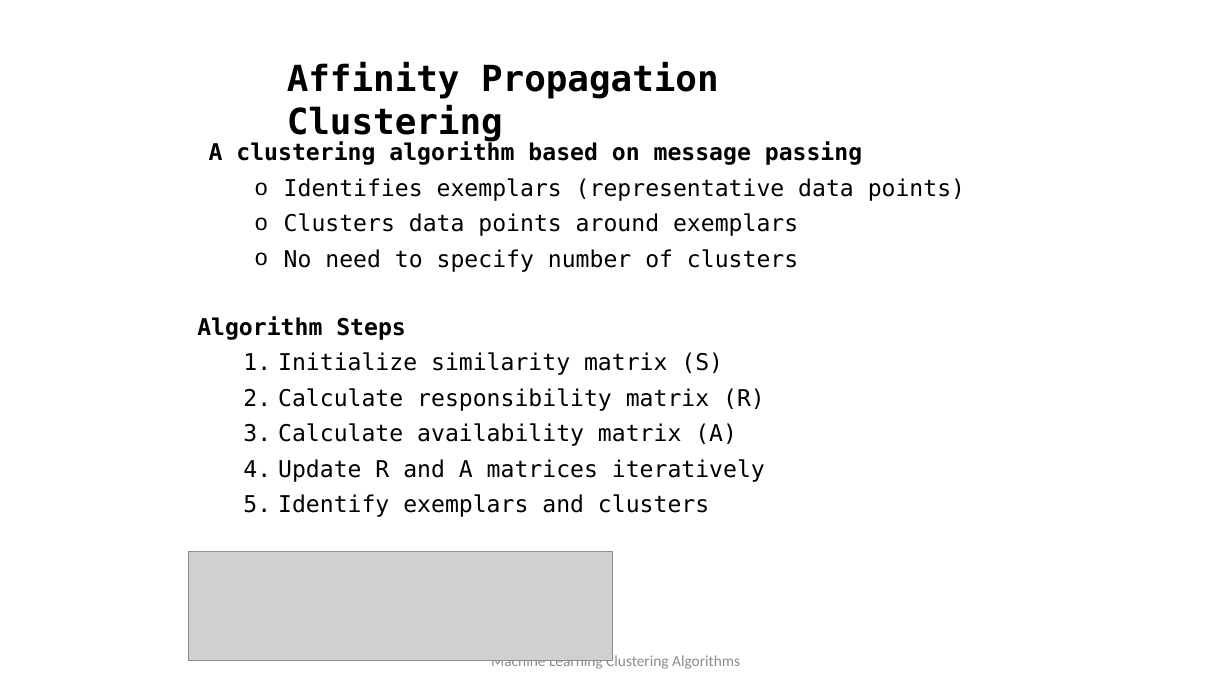
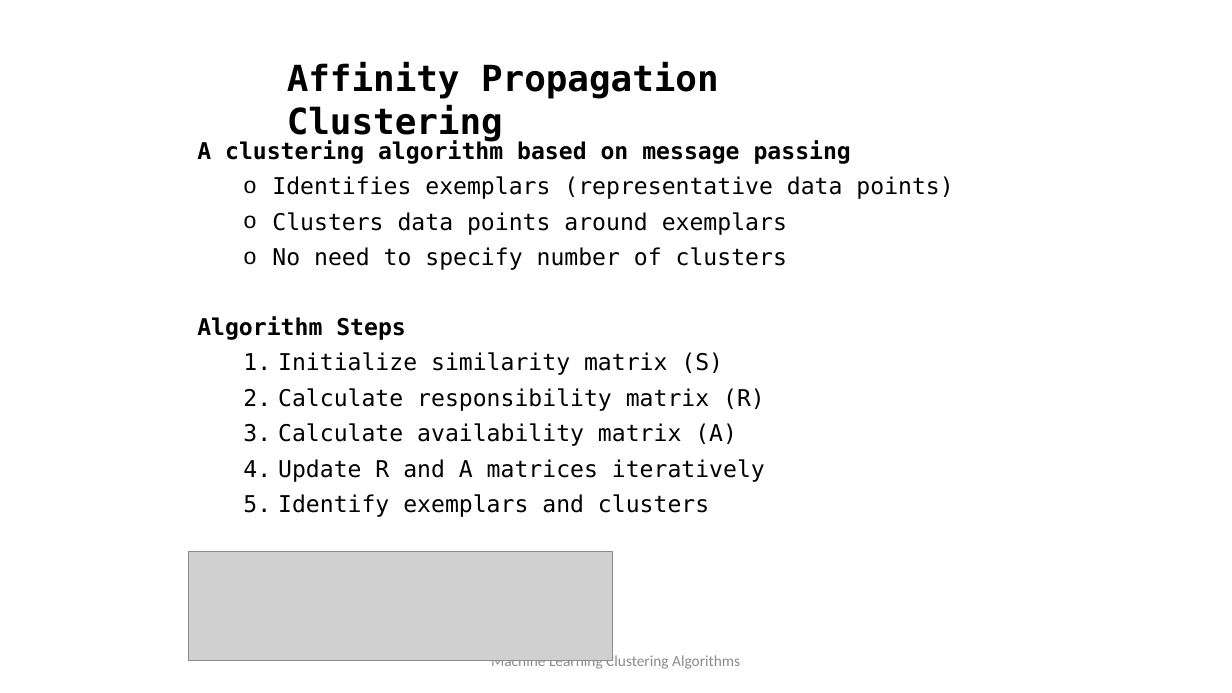
Before and after one commit to iampandiyan/MLClusteringAlgorithms, a slide deck: slide 23 of MLClusteringAlgorithms.pptx. Drawn at 1232x693 pixels with LibreOffice and Linux fonts; fonts in the diff are those of the drawing; grey boxes stand for pictures. Boxes give left, top, right and bottom in pixels: in the first picture for what was removed or moved away, otherwise in the second. Text is boxed around its words. In the diff, an @@ line names an element or a change of style, - is before the commit and + after.

```diff
--- a/MLClusteringAlgorithms.pptx
+++ b/MLClusteringAlgorithms.pptx
@@ text "A clustering algorithm based on ...": place and size @@
-text "A clustering algorithm based on ..." at bbox=[209, 141, 965, 272]
+text "A clustering algorithm based on ..." at bbox=[197, 140, 953, 270]
```
Also in this commit, not shown: 3 other slides changed.
